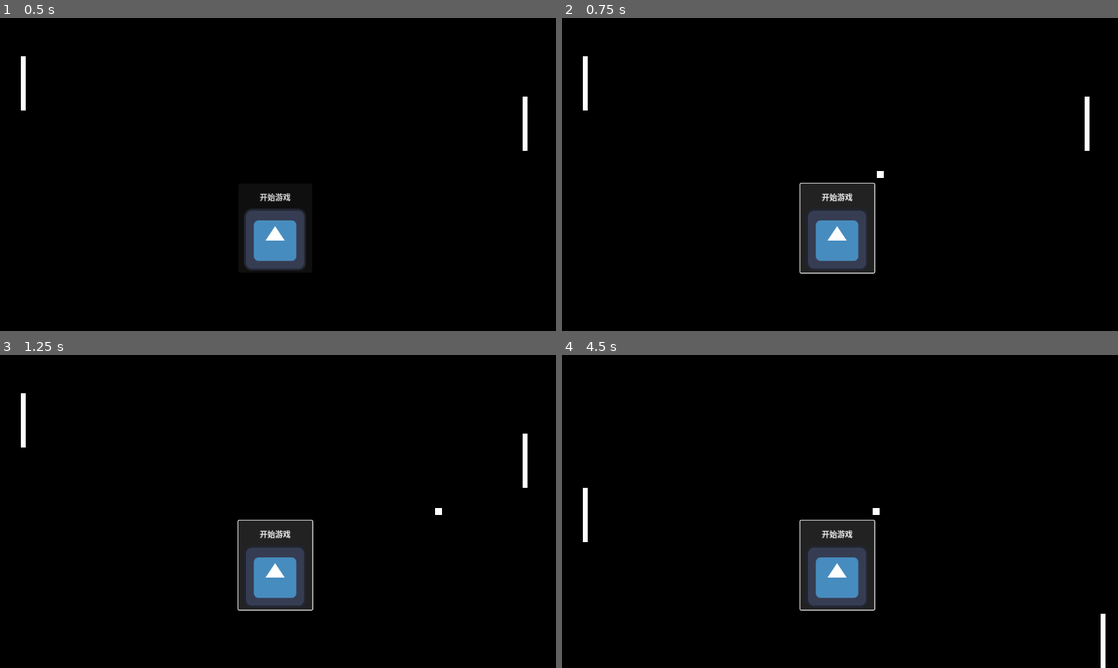
Above: before the commit, frames 1-4 (two rows, left to right).
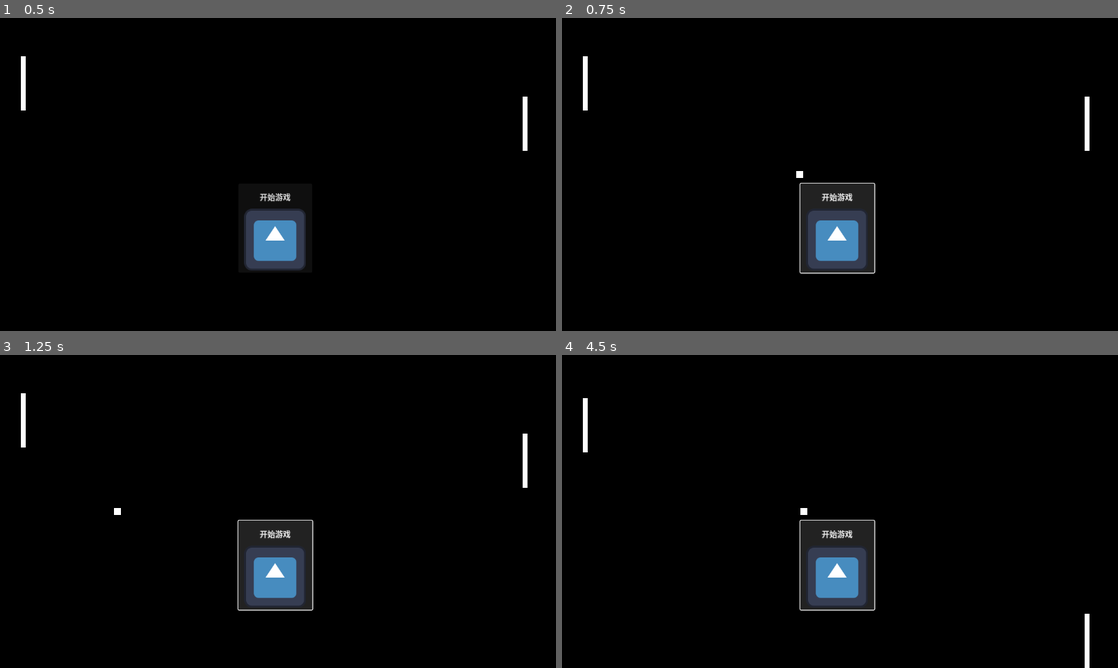
Above: after the commit, the same moments.

Repository: yulan233/ping_pong_godot
Game: Godot game, scene res://node_2d.tscn
The game is run twice, just before and just after one commit, with the same random seed, the same clock (stepped at 60 frames per second) and the same inputs. The engine's default icon, where the game draws it, is replaced by a stand-in: a white triangle on a blue panel in a dark square.
Inputs:
- Up to frame 1 (0.5 s): no input
- Up to frame 2 (0.75 s): click "开始游戏" at 0.5 s
- Up to frame 3 (1.25 s): no input
- Up to frame 4 (4.5 s): click "开始游戏" at 1.25 s; tap Enter at 2 s; hold Up (ui_up) 2.03-2.78 s; hold Down (ui_down) 2.78-3.53 s; hold Up (ui_up) from 3.53 s (still down); tap Space at 4.25 s

Frame 1 is identical in both runs. In frame 2, less than 0.1% of the frame differs, in the area x 42-58%, y 48-52%; in frame 3, less than 0.1%; in frame 4, 0.7%, in the area x 3-98%, y 13-100%.

Commit message:
修改了角色移动代码

Diff:
--- a/ball.gd
+++ b/ball.gd
@@ -3,22 +3,23 @@
 #自定义游戏结束信号
 signal game_over
 
-var initVelcity:=100.0
+var initVelcity:=-500.0
 var uiSize:Vector2
 
 # Called when the node enters the scene tree for the first time.
 func _ready() -> void:
 	#获取界面大小
 	uiSize=get_viewport_rect().size
+	#设置球的初始位置和禁止旋转
 	position=uiSize/2
+	lock_rotation=true
 	pass # Replace with function body.
 
 
 # Called every frame. 'delta' is the elapsed time since the previous frame.
 func _physics_process(delta: float) -> void:
 	if GlobalVar.isStart:
-		custom_integrator=false
-		linear_velocity=Vector2(500,0)
+		linear_velocity=Vector2(initVelcity,0)
 		#如果超出游戏场景就结束游戏
 		if position.x<0 or position.x>uiSize.x:
 			s_game_over()
--- a/ball.tscn
+++ b/ball.tscn
@@ -7,6 +7,7 @@
 
 [node name="Ball" type="RigidBody2D"]
 gravity_scale = 0.0
+lock_rotation = true
 script = ExtResource("1_xb54i")
 
 [node name="CollisionShape2D" type="CollisionShape2D" parent="."]
--- a/player.gd
+++ b/player.gd
@@ -2,12 +2,14 @@
 
 
 
-@export var SPEED := 500.0
+@export var SPEED := 5.0
 @export var JUMP_VELOCITY := 100.0
 @export var is_user_input_enabled := true
 @export var move_detla:=0.0
 
 var window_size:Vector2
+var ai_move_value:=0.0
+
 func _ready():
 	#获取窗口大小
 	window_size = get_viewport_rect().size
@@ -19,18 +21,14 @@
 		# 移动角色
 		var direction := Input.get_axis("ui_up", "ui_down")
 		if direction != 0:
-			velocity.y = SPEED*direction
-		else:
-			velocity.y = 0
-		move_and_slide()
+			position.y += SPEED*direction
 	else:
 		#FIXME: AI移动，还不够好
 		move_detla += _delta
-		if move_detla > 1.0:
+		if move_detla > 0.5:
 			move_detla = 0.0
-			velocity.y = ai_move()
-			print(velocity.y)
-		move_and_slide()
+			ai_move_value=ai_move()
+		position.y += ai_move_value
 	#限制角色移动范围
 	position.y = clamp(position.y, 56, window_size.y-56)
 
